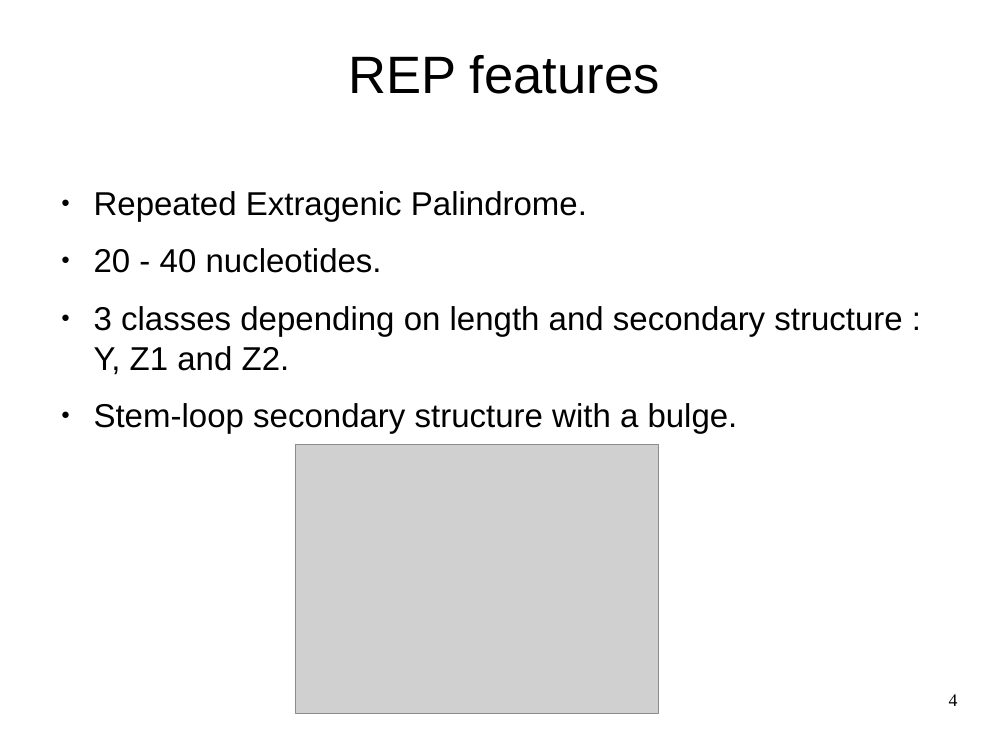
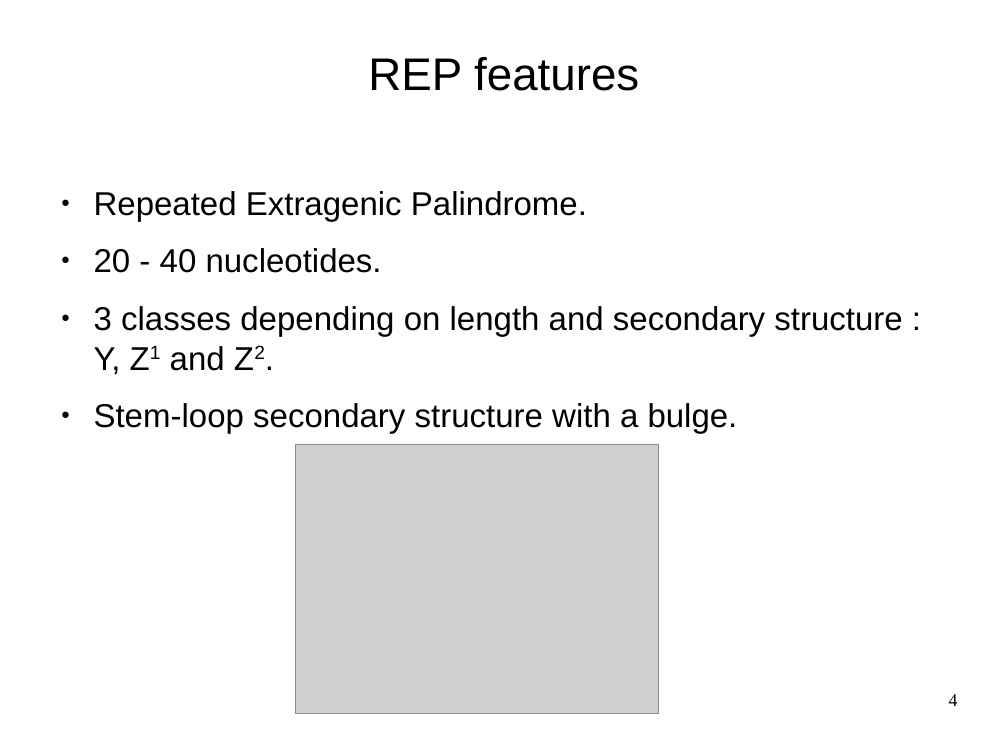
Before and after one commit to mesmeraf/stage_M2, a slide deck: slide 4 of presentation.odp. Drawn at 1008x756 pixels with LibreOffice and Linux fonts; fonts in the diff are those of the drawing; grey boxes stand for pictures; background and template pictures are left out. Boxes give left, top, right and bottom in pixels: in the first picture for what was removed or moved away, otherwise in the second. Text is boxed around its words. In the diff, an @@ line names an element or a change of style, - is before the commit and + after.

```diff
--- a/presentation.odp
+++ b/presentation.odp
@@ title "REP features" at [368, 57, 639, 91]: size 41.4 to 36 pt @@
@@ text at [94, 306, 902, 375]: now superscript in "Z1 Z2." @@
```
Also in this commit, not shown: 24 other slides changed, 5 slides added.
